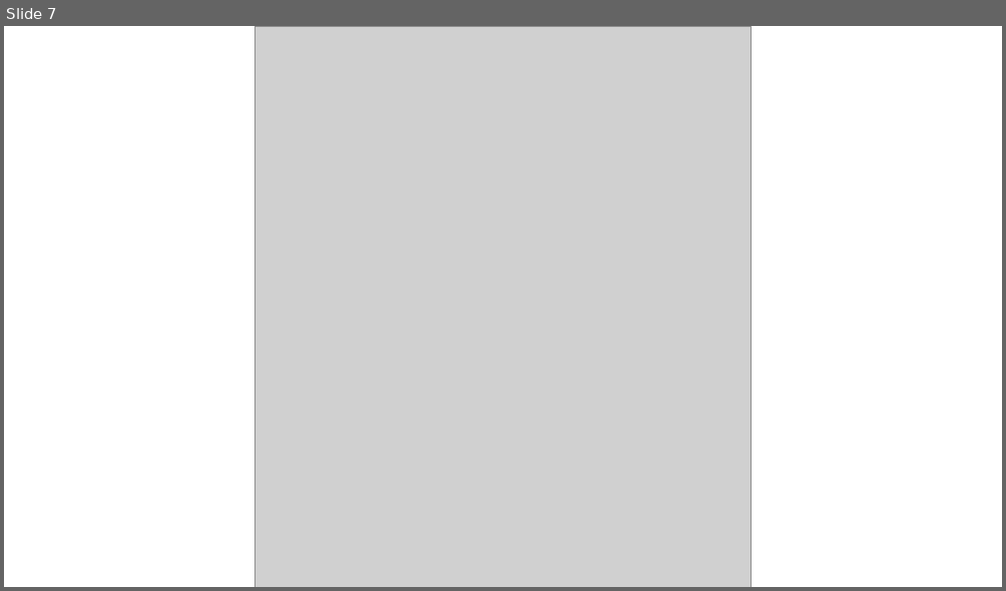
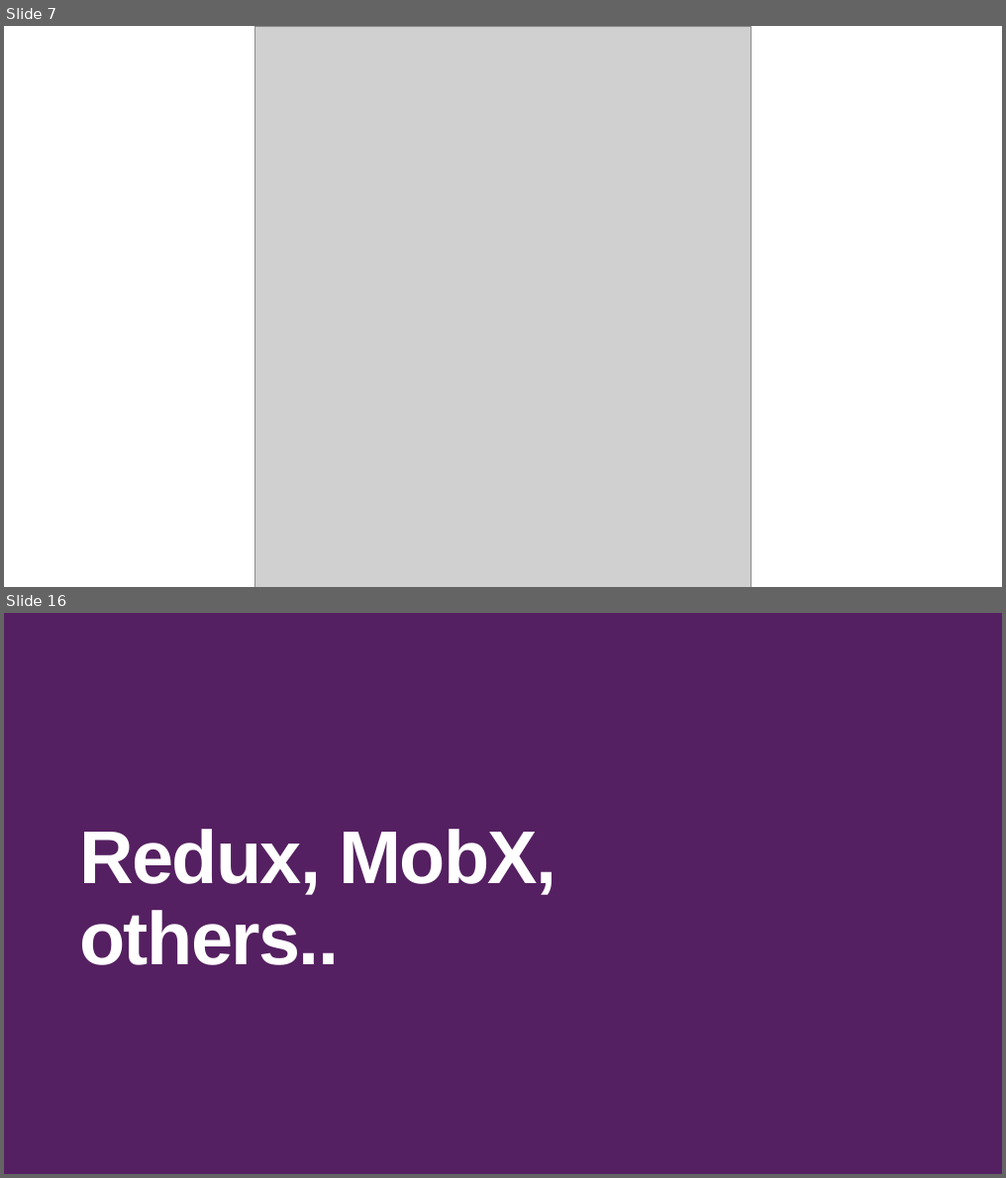
Before and after one commit to davidlambl/Lunch-and-Learns, a slide deck: Powerpoint Deck/React-State-Management.pptx. Shown one above the other, each under a label of ours: slide 7 before the commit, slides 7 and 16 after it; the slides between them are not shown. The pictures are 1006x591 and 1006x1178 pixels, drawn with LibreOffice and Linux fonts; fonts in the diff are those of the drawing; grey boxes stand for pictures. Boxes give left, top, right and bottom in pixels: in the first picture for what was removed or moved away, otherwise in the second. Text is boxed around its words. In the diff, an @@ line names an element or a change of style, - is before the commit and + after.

```diff
--- a/Powerpoint Deck/React-State-Management.pptx
+++ b/Powerpoint Deck/React-State-Management.pptx
@@ slide 16 added at <box>4,613,1002,1174</box>, background #552061 @@
@@ title added at <box>79,829,556,965</box>, 72 pt, text #FFFFFF, bold @@
+Redux, MobX, others..
```
Also in this commit, not shown: 6 slides changed, 2 other slides added, 2 slides removed, 23 other files.
